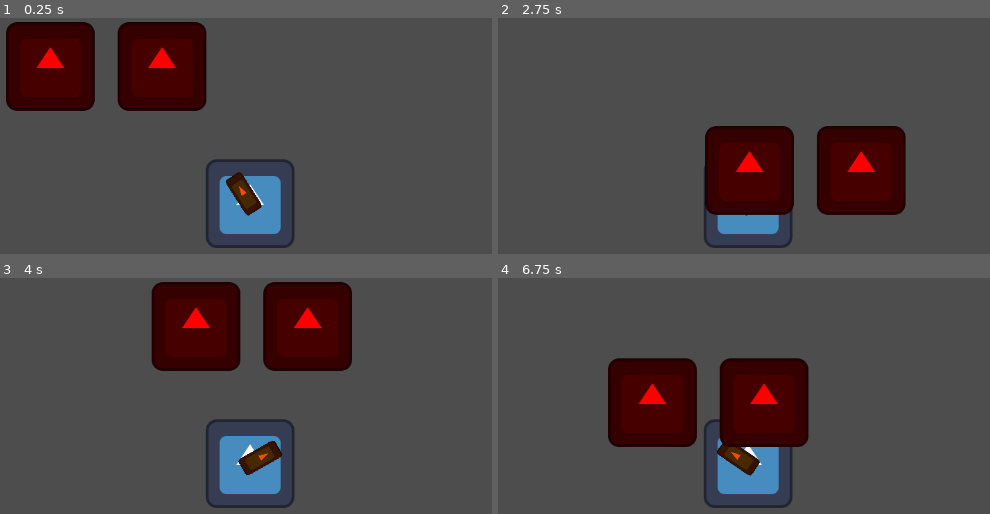
Above: before the commit, frames 1-4 (two rows, left to right).
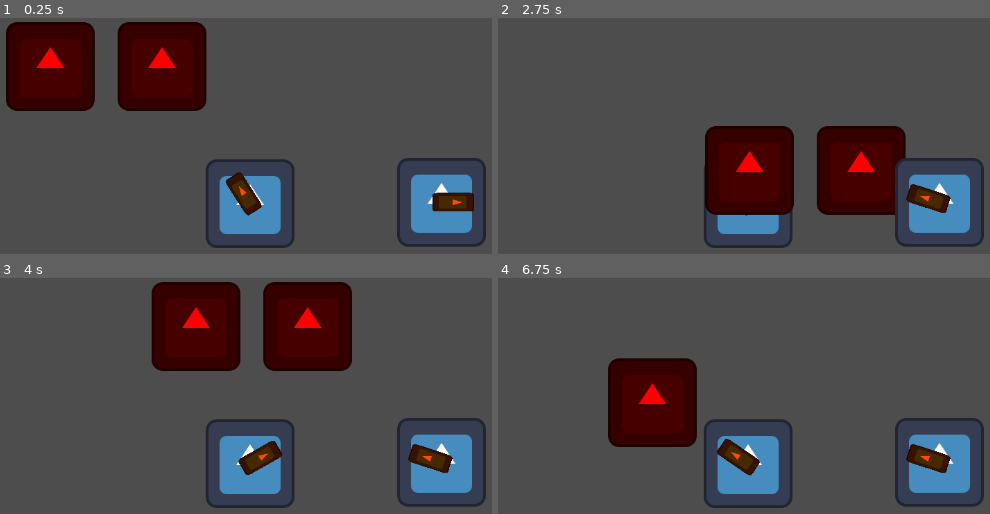
Above: after the commit, the same moments.

Repository: 418-Time/TD
Game: Godot game, scene res://Scenes/Maps/Test-Map/test_map.tscn
The game is run twice, just before and just after one commit, with the same random seed, the same clock (stepped at 60 frames per second) and the same inputs. The project has no main scene, so this scene is started directly. The engine's default icon, where the game draws it, is replaced by a stand-in: a white triangle on a blue panel in a dark square.
Inputs:
- Up to frame 1 (0.25 s): no input
- Up to frame 2 (2.75 s): tap Enter at 0.5 s; hold Right (ui_right) 0.53-1.28 s; hold Down (ui_down) 1.28-2.03 s; hold Right (ui_right) from 2.03 s (still down)
- Up to frame 3 (4 s): release Right (ui_right) at 2.78 s; hold Up (ui_up) 2.78-3.53 s; hold Left (ui_left) from 3.53 s (still down)
- Up to frame 4 (6.75 s): release Left (ui_left) at 5.03 s; hold Down (ui_down) 5.03-5.78 s; hold Right (ui_right) 5.78-6.53 s; hold Up (ui_up) from 6.53 s (still down)

The runs differ from the first frame. In frame 1, 4.0% of the frame differs, in the area x 80-99%, y 59-98%; in frame 2, 4.3%; in frame 3, 3.9%; in frame 4, 11%, in the area x 44-99%, y 33-98%.

Commit message:
add basic tower class

Diff:
--- a/Scenes/Entities/Basic-Tower/BasicTower.gd
+++ b/Scenes/Entities/Basic-Tower/BasicTower.gd
@@ -1,4 +1,6 @@
 extends Node
+
+class_name BasicTower
 
 @export var attack_speed : int
 @export var attack_range_radius : int
@@ -33,38 +35,40 @@
 func _process(delta: float) -> void:
 	if enemies_in_range.size() == 0:
 		return
+	if attack_timer.is_stopped():
+		aim_to_target()
+
+func aim_to_target():
 	var target : Node2D
-	if attack_timer.is_stopped():
-		match attack_enemy_select:
-			enemy_select_types.FIRST_ENEMY:
-				var min_distance : int = -1
-				for x in enemies_in_range:
-					if min_distance > x.distance_to_base || min_distance == -1:
-						min_distance = x.distance_to_base
-						target = x
-			enemy_select_types.LAST_ENEMY:
-				var max_distance : int = -1
-				for x in enemies_in_range:
-					if max_distance < x.distance_to_base || max_distance == -1:
-						max_distance = x.distance_to_base
-						target = x
-			enemy_select_types.MOST_HEALTH:
-				var max_health : int = -1
-				for x in enemies_in_range:
-					if max_health < x.health || max_health == -1:
-						max_health = x.health
-						target = x
-			enemy_select_types.LEAST_HEALTH:
-				var max_health : int = -1
-				for x in enemies_in_range:
-					if max_health > x.health || max_health == -1:
-						max_health = x.health
-						target = x
-		# samo strzelanie nie wybieranie przeciwnika
-		target.take_damage(attack_damage)
-		tower_gun_hinge.look_at(target.position)
-		attack_timer.start()
-
+	match attack_enemy_select:
+		enemy_select_types.FIRST_ENEMY:
+			var min_distance : int = -1
+			for x in enemies_in_range:
+				if min_distance > x.distance_to_base || min_distance == -1:
+					min_distance = x.distance_to_base
+					target = x
+		enemy_select_types.LAST_ENEMY:
+			var max_distance : int = -1
+			for x in enemies_in_range:
+				if max_distance < x.distance_to_base || max_distance == -1:
+					max_distance = x.distance_to_base
+					target = x
+		enemy_select_types.MOST_HEALTH:
+			var max_health : int = -1
+			for x in enemies_in_range:
+				if max_health < x.health || max_health == -1:
+					max_health = x.health
+					target = x
+		enemy_select_types.LEAST_HEALTH:
+			var max_health : int = -1
+			for x in enemies_in_range:
+				if max_health > x.health || max_health == -1:
+					max_health = x.health
+					target = x
+	# samo strzelanie nie wybieranie przeciwnika
+	target.take_damage(attack_damage)
+	tower_gun_hinge.look_at(target.position)
+	attack_timer.start()
 
 func _on_attack_area_area_entered(area: Area2D) -> void:
 	if area.is_in_group("Enemy"):
--- /dev/null
+++ b/Scenes/Entities/Single-enemy-tower/Single-enemy-tower.tscn
@@ -0,0 +1,34 @@
+[gd_scene load_steps=4 format=3 uid="uid://bu447wxhwpr1q"]
+
+[ext_resource type="Script" uid="uid://b41r8nh3l6f0t" path="res://Scenes/Entities/Single-enemy-tower/single_enemy_tower.gd" id="1_2ouiy"]
+[ext_resource type="Texture2D" uid="uid://bvw1kmog58c62" path="res://Assets/Images/icon.svg" id="2_weimo"]
+
+[sub_resource type="CircleShape2D" id="CircleShape2D_3x4uo"]
+
+[node name="Single-enemy-tower" type="Node2D"]
+script = ExtResource("1_2ouiy")
+
+[node name="TowerBody" type="Sprite2D" parent="."]
+texture = ExtResource("2_weimo")
+
+[node name="TowerGunHinge" type="Node2D" parent="."]
+
+[node name="TowerGun" type="Sprite2D" parent="TowerGunHinge"]
+modulate = Color(1, 0.294118, 0, 1)
+position = Vector2(17, -1.90735e-06)
+rotation = 1.57079
+scale = Vector2(0.210937, 0.472656)
+texture = ExtResource("2_weimo")
+
+[node name="AttackArea" type="Area2D" parent="."]
+visible = false
+modulate = Color(0, 0.282353, 0.913725, 0.745098)
+
+[node name="AttackCollisionShape" type="CollisionShape2D" parent="AttackArea"]
+shape = SubResource("CircleShape2D_3x4uo")
+
+[node name="AttackTimer" type="Timer" parent="."]
+one_shot = true
+
+[connection signal="area_entered" from="AttackArea" to="." method="_on_attack_area_area_entered"]
+[connection signal="area_exited" from="AttackArea" to="." method="_on_attack_area_area_exited"]
--- /dev/null
+++ b/Scenes/Entities/Single-enemy-tower/single_enemy_tower.gd
@@ -0,0 +1 @@
+extends BasicTower
--- a/Scenes/Maps/Test-Map/test_map.tscn
+++ b/Scenes/Maps/Test-Map/test_map.tscn
@@ -1,7 +1,8 @@
-[gd_scene load_steps=3 format=3 uid="uid://c3b1w34g4rs4n"]
+[gd_scene load_steps=4 format=3 uid="uid://c3b1w34g4rs4n"]
 
 [ext_resource type="PackedScene" uid="uid://c50qs6yd3syyy" path="res://Scenes/Entities/Basic-Tower/BasicTower.tscn" id="1_g1jdw"]
 [ext_resource type="PackedScene" uid="uid://b0ngkmvbx4ddy" path="res://Scenes/Entities/Sample-Enemy/Sample-enemy.tscn" id="2_5uicl"]
+[ext_resource type="PackedScene" uid="uid://bu447wxhwpr1q" path="res://Scenes/Entities/Single-enemy-tower/Single-enemy-tower.tscn" id="3_5uicl"]
 
 [node name="TestMap" type="Node2D"]
 
@@ -19,3 +20,10 @@
 [node name="Enemy-sample2" parent="." instance=ExtResource("2_5uicl")]
 position = Vector2(261, 70)
 distance_to_base = 9
+
+[node name="Single-enemy-tower" parent="." instance=ExtResource("3_5uicl")]
+position = Vector2(664, 266)
+attack_speed = 3
+attack_range_radius = 200
+attack_damage = 1
+is_attack_radious_visible = true
Not shown, added: Scenes/Entities/Single-enemy-tower/single_enemy_tower.gd.uid
